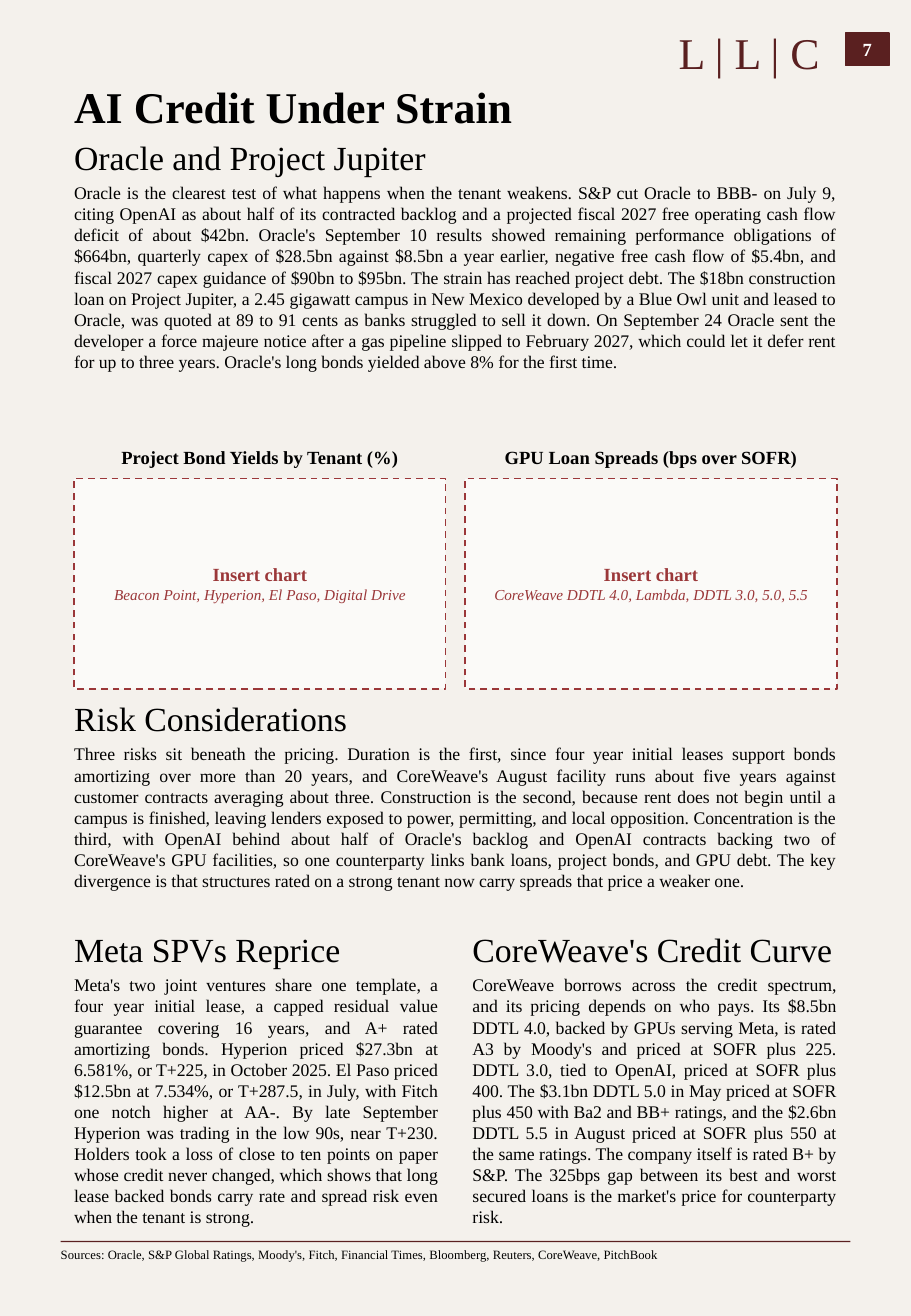
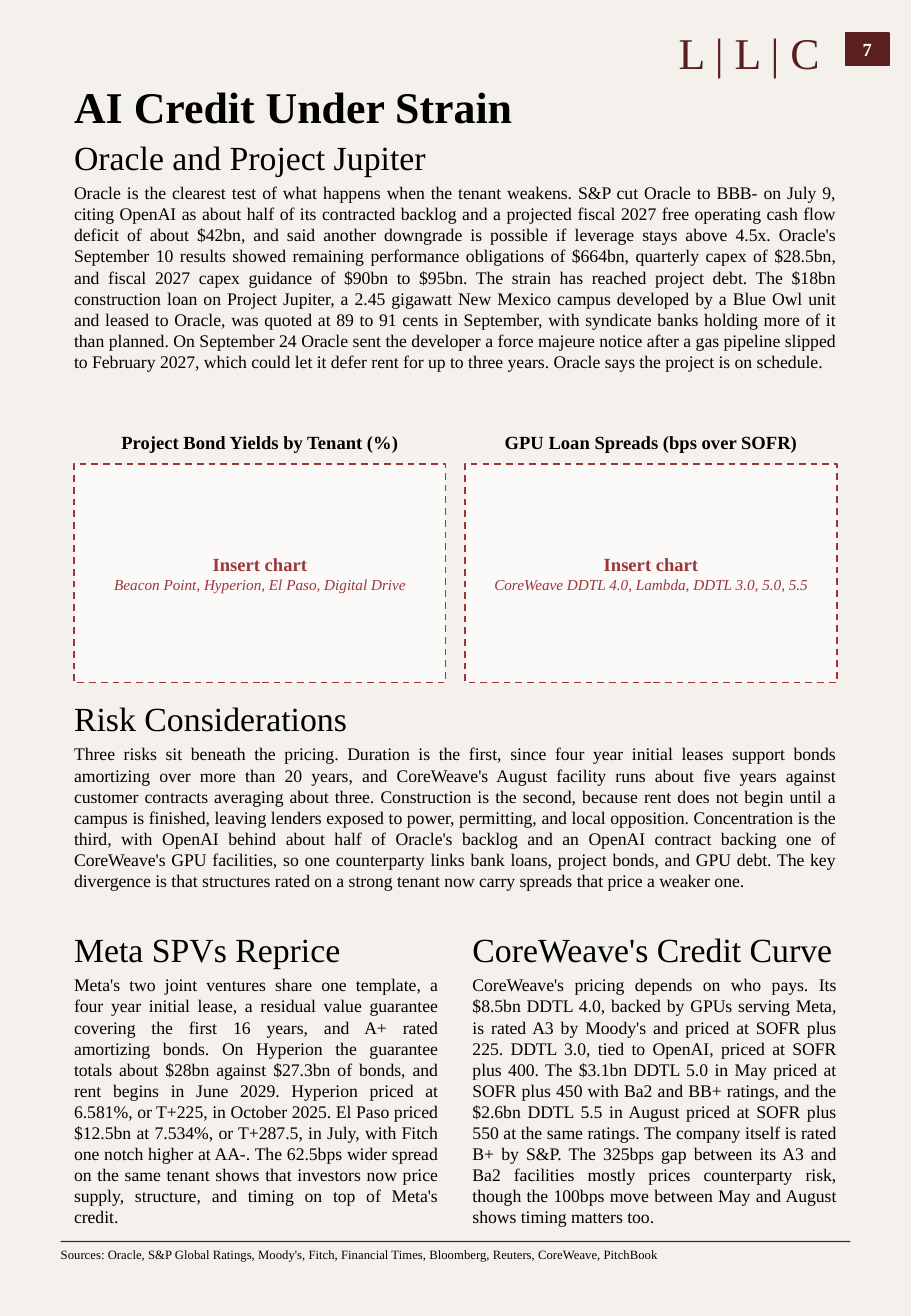
Before and after one commit to Wmccoach-source/LLC-Research-Monthly-File, a slide deck: slide 4 of outputs/LLC_AI_Infrastructure_Case_Study.pptx. Drawn at 911x1316 pixels with LibreOffice and Linux fonts; fonts in the diff are those of the drawing; background and template pictures are left out. Boxes give left, top, right and bottom in pixels: in the first picture for what was removed or moved away, otherwise in the second. Text is boxed around its words. In the diff, an @@ line names an element or a change of style, - is before the commit and + after.

```diff
--- a/outputs/LLC_AI_Infrastructure_Case_Study.pptx
+++ b/outputs/LLC_AI_Infrastructure_Case_Study.pptx
@@ text at bbox=[74, 186, 836, 372]: text changed @@
-Oracle is the clearest test of what happens when the tenant weakens. S&P cut Oracle to BBB- on July 9, citing OpenAI as about half of its contracted backlog and a projected fiscal 2027 free operating cash flow deficit of about $42bn. Oracle's September 10 results showed remaining performance obligations of $664bn, quarterly capex of $28.5bn against $8.5bn a year earlier, negative free cash flow of $5.4bn, and fiscal 2027 capex guidance of $90bn to $95bn. The strain has reached project debt. The $18bn construction loan on Project Jupiter, a 2.45 gigawatt campus in New Mexico developed by a Blue Owl unit and leased to Oracle, was quoted at 89 to 91 cents as banks struggled to sell it down. On September 24 Oracle sent the developer a force majeure notice after a gas pipeline slipped to February 2027, which could let it defer rent for up to three years. Oracle's long bonds yielded above 8% for the first time.
+Oracle is the clearest test of what happens when the tenant weakens. S&P cut Oracle to BBB- on July 9, citing OpenAI as about half of its contracted backlog and a projected fiscal 2027 free operating cash flow deficit of about $42bn, and said another downgrade is possible if leverage stays above 4.5x. Oracle's September 10 results showed remaining performance obligations of $664bn, quarterly capex of $28.5bn, and fiscal 2027 capex guidance of $90bn to $95bn. The strain has reached project debt. The $18bn construction loan on Project Jupiter, a 2.45 gigawatt New Mexico campus developed by a Blue Owl unit and leased to Oracle, was quoted at 89 to 91 cents in September, with syndicate banks holding more of it than planned. On September 24 Oracle sent the developer a force majeure notice after a gas pipeline slipped to February 2027, which could let it defer rent for up to three years. Oracle says the project is on schedule.
@@ text "Project Bond Yields by Tenant ...": place and size @@
-text "Project Bond Yields by Tenant ..." at bbox=[121, 451, 362, 468]
+text "Project Bond Yields by Tenant ..." at bbox=[121, 436, 362, 453]
@@ text "GPU Loan Spreads (bps over ...": place and size @@
-text "GPU Loan Spreads (bps over ..." at bbox=[505, 451, 797, 468]
+text "GPU Loan Spreads (bps over ..." at bbox=[505, 436, 797, 453]
@@ rectangle: place and size @@
-rectangle at bbox=[74, 479, 446, 689]
+rectangle at bbox=[74, 464, 446, 683]
@@ text "Insert chart": place and size @@
-text "Insert chart" at bbox=[114, 568, 406, 604]
+text "Insert chart" at bbox=[114, 558, 406, 594]
@@ rectangle: place and size @@
-rectangle at bbox=[465, 479, 837, 689]
+rectangle at bbox=[465, 464, 837, 683]
@@ text "Insert chart": place and size @@
-text "Insert chart" at bbox=[494, 568, 808, 602]
+text "Insert chart" at bbox=[494, 558, 808, 592]
@@ text at bbox=[74, 747, 836, 891]: text changed @@
-Three risks sit beneath the pricing. Duration is the first, since four year initial leases support bonds amortizing over more than 20 years, and CoreWeave's August facility runs about five years against customer contracts averaging about three. Construction is the second, because rent does not begin until a campus is finished, leaving lenders exposed to power, permitting, and local opposition. Concentration is the third, with OpenAI behind about half of Oracle's backlog and OpenAI contracts backing two of CoreWeave's GPU facilities, so one counterparty links bank loans, project bonds, and GPU debt. The key divergence is that structures rated on a strong tenant now carry spreads that price a weaker one.
+Three risks sit beneath the pricing. Duration is the first, since four year initial leases support bonds amortizing over more than 20 years, and CoreWeave's August facility runs about five years against customer contracts averaging about three. Construction is the second, because rent does not begin until a campus is finished, leaving lenders exposed to power, permitting, and local opposition. Concentration is the third, with OpenAI behind about half of Oracle's backlog and an OpenAI contract backing one of CoreWeave's GPU facilities, so one counterparty links bank loans, project bonds, and GPU debt. The key divergence is that structures rated on a strong tenant now carry spreads that price a weaker one.
@@ text at bbox=[74, 978, 438, 1223]: text changed @@
-Meta's two joint ventures share one template, a four year initial lease, a capped residual value guarantee covering 16 years, and A+ rated amortizing bonds. Hyperion priced $27.3bn at 6.581%, or T+225, in October 2025. El Paso priced $12.5bn at 7.534%, or T+287.5, in July, with Fitch one notch higher at AA-. By late September Hyperion was trading in the low 90s, near T+230. Holders took a loss of close to ten points on paper whose credit never changed, which shows that long lease backed bonds carry rate and spread risk even when the tenant is strong.
+Meta's two joint ventures share one template, a four year initial lease, a residual value guarantee covering the first 16 years, and A+ rated amortizing bonds. On Hyperion the guarantee totals about $28bn against $27.3bn of bonds, and rent begins in June 2029. Hyperion priced at 6.581%, or T+225, in October 2025. El Paso priced $12.5bn at 7.534%, or T+287.5, in July, with Fitch one notch higher at AA-. The 62.5bps wider spread on the same tenant shows that investors now price supply, structure, and timing on top of Meta's credit.
@@ text at bbox=[472, 978, 837, 1227]: text changed @@
-CoreWeave borrows across the credit spectrum, and its pricing depends on who pays. Its $8.5bn DDTL 4.0, backed by GPUs serving Meta, is rated A3 by Moody's and priced at SOFR plus 225. DDTL 3.0, tied to OpenAI, priced at SOFR plus 400. The $3.1bn DDTL 5.0 in May priced at SOFR plus 450 with Ba2 and BB+ ratings, and the $2.6bn DDTL 5.5 in August priced at SOFR plus 550 at the same ratings. The company itself is rated B+ by S&P. The 325bps gap between its best and worst secured loans is the market's price for counterparty risk.
+CoreWeave's pricing depends on who pays. Its $8.5bn DDTL 4.0, backed by GPUs serving Meta, is rated A3 by Moody's and priced at SOFR plus 225. DDTL 3.0, tied to OpenAI, priced at SOFR plus 400. The $3.1bn DDTL 5.0 in May priced at SOFR plus 450 with Ba2 and BB+ ratings, and the $2.6bn DDTL 5.5 in August priced at SOFR plus 550 at the same ratings. The company itself is rated B+ by S&P. The 325bps gap between its A3 and Ba2 facilities mostly prices counterparty risk, though the 100bps move between May and August shows timing matters too.
```
Also in this commit, not shown: 2 other slides changed, 6 other files.
